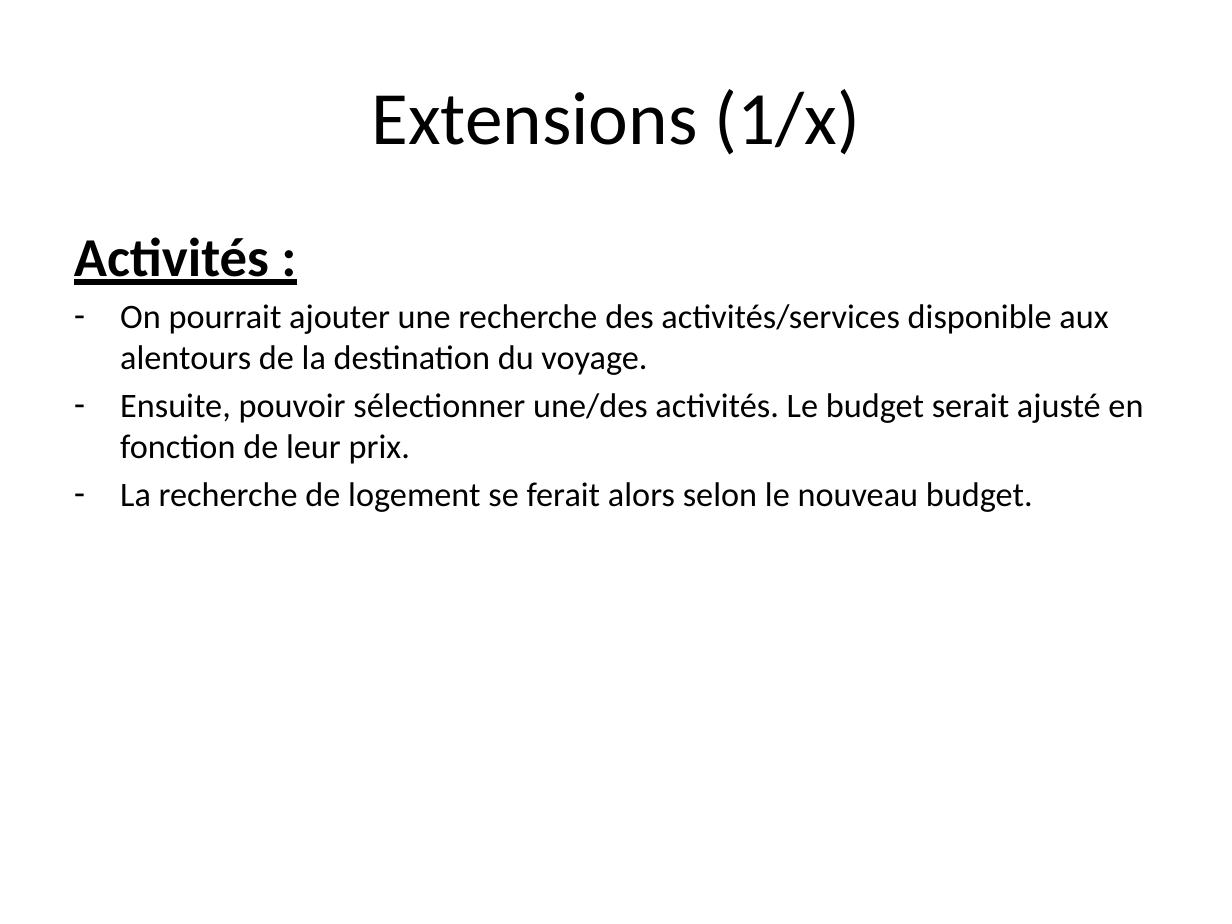
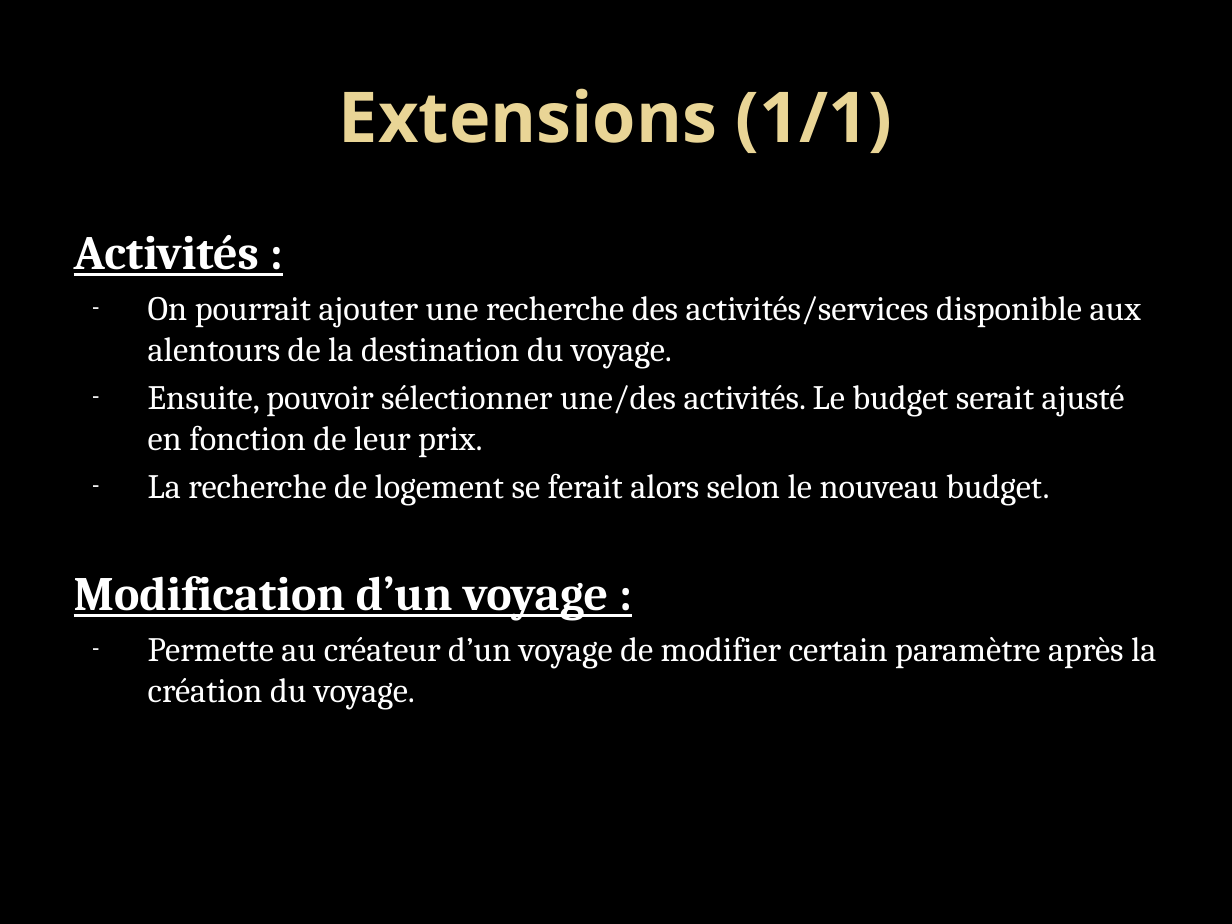
Before and after one commit to Hack-a-Trip/Hack-a-Trip, a slide deck: slide 5 of Hack-a-Trip/HACK-A-TRIP.pptx. Drawn at 1232x924 pixels with LibreOffice and Linux fonts; fonts in the diff are those of the drawing; background and template pictures are left out. Boxes give left, top, right and bottom in pixels: in the first picture for what was removed or moved away, otherwise in the second. Text is boxed around its words. In the diff, an @@ line names an element or a change of style, - is before the commit and + after.

```diff
--- a/Hack-a-Trip/HACK-A-TRIP.pptx
+++ b/Hack-a-Trip/HACK-A-TRIP.pptx
@@ background #FFFFFF to picture (left out) @@
@@ title at bbox=[339, 88, 893, 153]: text changed; size 44 to 41 pt; font Calibri to Noto Sans; text colour #000000 to gradient #EAD696 to #E7D081; bold on @@
-Extensions (1/x)
+Extensions (1/1)
@@ text at bbox=[74, 235, 1141, 506]: size 32 to 28 pt in "Activités :"; font Calibri to Cambria, text colour #000000 to #FFFFFF in "Activités :", "On pourrait ajouter une recherche des activités/services ...", "Ensuite, pouvoir sélectionner une/des activités. Le budget ...", "La recherche de logement se ferait alors ..."; indent changed @@
@@ text at bbox=[74, 576, 1156, 710]: paragraphs added @@
+Modification d’un voyage :
+– Permette au créateur d’un voyage de modifier certain paramètre après la création du voyage.
```
Also in this commit, not shown: 5 other slides changed.
